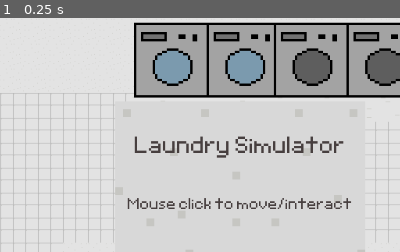
Above: before the commit, frame 1.
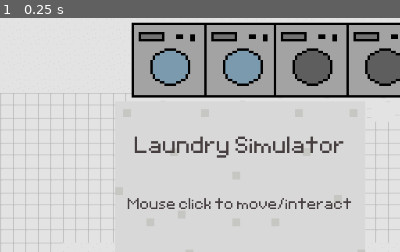
Above: after the commit, the same moment.

Repository: 924036076/laundry_simulator
Game: Godot game, scene res://levels/base_level/Laundry Scene.tscn
Two runs of this game, one before a commit and one after it. Both use one fixed random seed, a clock stepped at 60 frames per second and the inputs below. The engine's default icon, where the game draws it, is replaced by a stand-in: a white triangle on a blue panel in a dark square. Sound files missing from this copy of the repository are replaced by a short silence.
Inputs:
- Up to frame 1 (0.25 s): no input
The pictures show only the part of the screen within x 20-70%, y 0-50%; the shares and areas given below are measured in that part.

The runs differ from the first frame. In frame 1, 2.0% of the frame differs, in the area x 32-68%, y 1-35%.
Error in both runs: Trying to assign value of type 'KinematicBody2D' to a variable of type 'Sprite'. (res://levels/base_level/Laundry)

Commit message:
fixed click bug on resize screen

Diff:
--- a/levels/base_level/Laundry Scene.gd
+++ b/levels/base_level/Laundry Scene.gd
@@ -30,7 +30,7 @@
 		return
 
 	player.set_targetobjct(null)
-	player.set_target_location(event.global_position)
+	player.set_target_location(get_global_mouse_position())
 
 func _on_HUD_new_game():
 	player.reset()
--- a/models/washer/washer.tscn
+++ b/models/washer/washer.tscn
@@ -92,7 +92,7 @@
 transitions = [ "idle", "running", SubResource( 8 ), "running", "idle", SubResource( 9 ) ]
 
 [sub_resource type="AnimationNodeBlendTree" id=11]
-graph_offset = Vector2( -349.805, 193.507 )
+graph_offset = Vector2( -228.997, -130.311 )
 nodes/Blend/node = SubResource( 4 )
 nodes/Blend/position = Vector2( 340, 140 )
 nodes/Shake/node = SubResource( 5 )
@@ -110,7 +110,7 @@
 script = ExtResource( 3 )
 
 [node name="Sprite" parent="." index="2"]
-position = Vector2( 4.63326, 0 )
+position = Vector2( 1.62162, 0 )
 texture = ExtResource( 1 )
 vframes = 3
 hframes = 3
